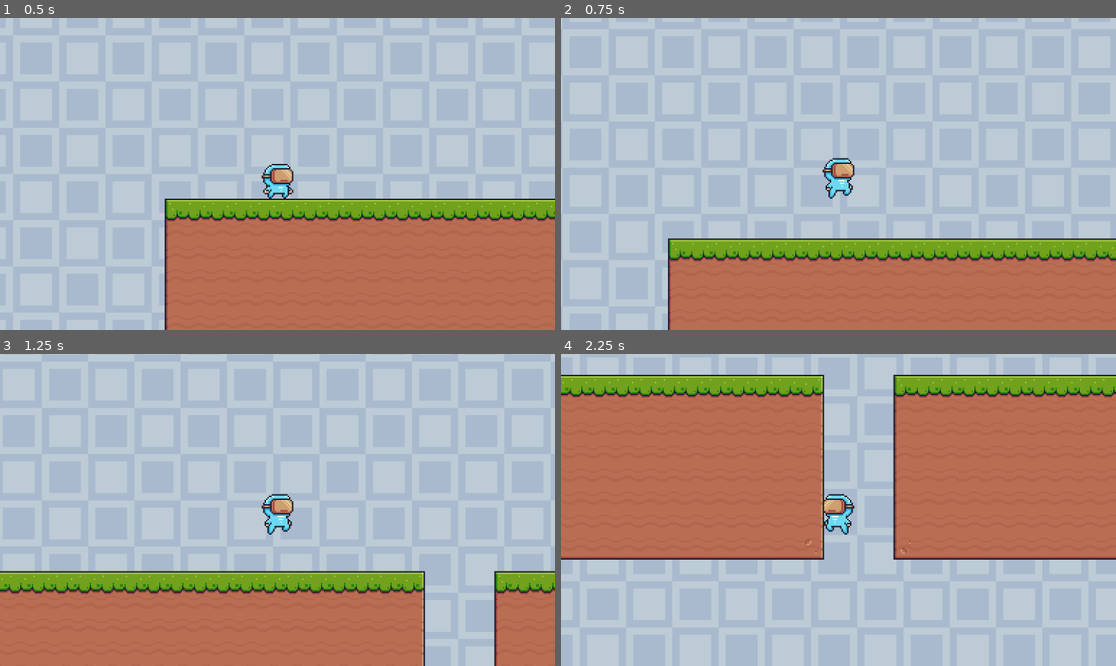
Above: before the commit, frames 1-4 (two rows, left to right).
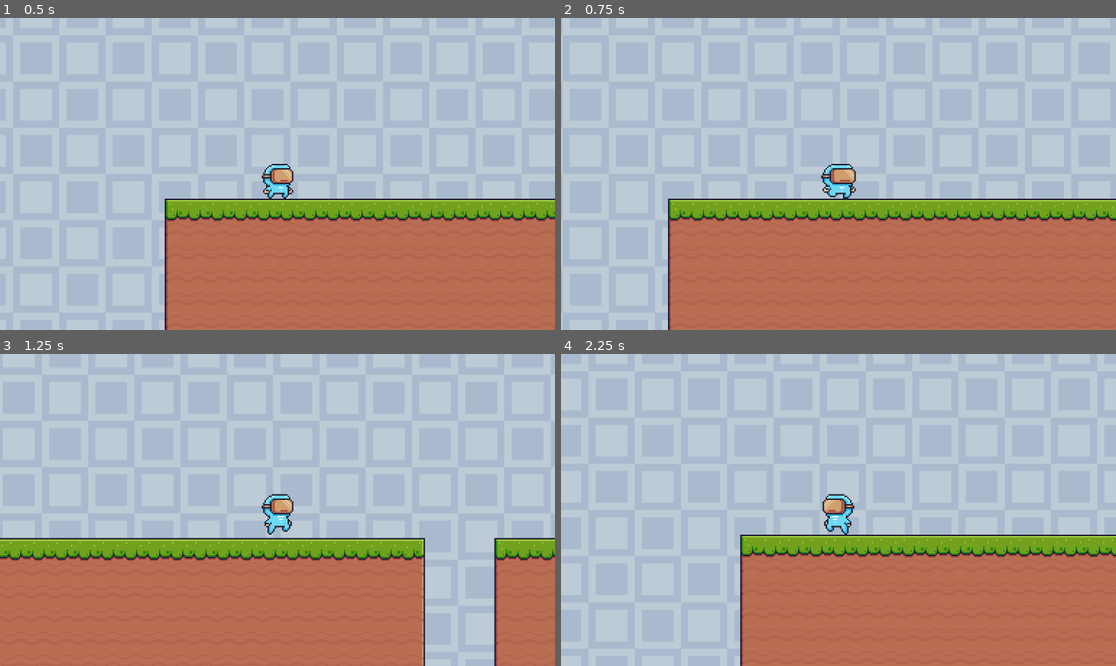
Above: after the commit, the same moments.

Repository: Zarlden/Syncronauts
Game: Godot game, scene res://Level/level_1.tscn
Two runs of this game, one before a commit and one after it. Both use one fixed random seed, a clock stepped at 60 frames per second and the inputs below.
Inputs:
- Up to frame 1 (0.5 s): no input
- Up to frame 2 (0.75 s): tap Enter (ui_accept) at 0.5, 0.6 s; hold Right (ui_right) from 0.53 s (still down)
- Up to frame 3 (1.25 s): keep holding Right (ui_right); tap Space (Jump, bound only after the commit) at 0.77, 0.8, 1.07 s
- Up to frame 4 (2.25 s): tap Space (Jump, bound only after the commit) at 1.35, 1.52, 1.82 s; tap Enter (ui_accept) at 1.55, 2.1 s; release Right (ui_right) at 2.03 s; hold Left (ui_left) from 2.03 s (still down)

Frame 1 is identical in both runs. In frame 2, 16% of the frame differs, in the area x 19-100%, y 44-100%; in frame 3, 16%; in frame 4, 76%, in the area x 0-100%, y 6-100%.

Commit message:
changed the input keys to "WASD" or "direction arrows" and "Space".

Diff:
--- a/Player/PlayerAction.gd
+++ b/Player/PlayerAction.gd
@@ -22,12 +22,12 @@
 			animate_sprite.animation = "run"
 
 	# Handle Jump.
-	if Input.is_action_just_pressed("ui_accept") and is_on_floor():
+	if Input.is_action_just_pressed("Jump") and is_on_floor():
 		velocity.y = JUMP_VELOCITY
 
 	# Get the input direction and handle the movement/deceleration.
 	# As good practice, you should replace UI actions with custom gameplay actions.
-	var direction = Input.get_axis("ui_left", "ui_right")
+	var direction = Input.get_axis("Left", "Right")
 	if direction:
 		velocity.x = direction * SPEED
 		if(velocity.x > 0):
--- a/project.godot
+++ b/project.godot
@@ -23,6 +23,33 @@
 
 window/stretch/scale=3.0
 
+[editor]
+
+version_control/plugin_name="GitPlugin"
+version_control/autoload_on_startup=true
+
+[input]
+
+Jump={
+"deadzone": 0.5,
+"events": [Object(InputEventKey,"resource_local_to_scene":false,"resource_name":"","device":-1,"window_id":0,"alt_pressed":false,"shift_pressed":false,"ctrl_pressed":false,"meta_pressed":false,"pressed":false,"keycode":0,"physical_keycode":32,"key_label":0,"unicode":32,"echo":false,"script":null)
+, Object(InputEventKey,"resource_local_to_scene":false,"resource_name":"","device":-1,"window_id":0,"alt_pressed":false,"shift_pressed":false,"ctrl_pressed":false,"meta_pressed":false,"pressed":false,"keycode":0,"physical_keycode":87,"key_label":0,"unicode":119,"echo":false,"script":null)
+, Object(InputEventKey,"resource_local_to_scene":false,"resource_name":"","device":-1,"window_id":0,"alt_pressed":false,"shift_pressed":false,"ctrl_pressed":false,"meta_pressed":false,"pressed":false,"keycode":0,"physical_keycode":4194320,"key_label":0,"unicode":0,"echo":false,"script":null)
+]
+}
+Left={
+"deadzone": 0.5,
+"events": [Object(InputEventKey,"resource_local_to_scene":false,"resource_name":"","device":-1,"window_id":0,"alt_pressed":false,"shift_pressed":false,"ctrl_pressed":false,"meta_pressed":false,"pressed":false,"keycode":0,"physical_keycode":65,"key_label":0,"unicode":97,"echo":false,"script":null)
+, Object(InputEventKey,"resource_local_to_scene":false,"resource_name":"","device":-1,"window_id":0,"alt_pressed":false,"shift_pressed":false,"ctrl_pressed":false,"meta_pressed":false,"pressed":false,"keycode":0,"physical_keycode":4194319,"key_label":0,"unicode":0,"echo":false,"script":null)
+]
+}
+Right={
+"deadzone": 0.5,
+"events": [Object(InputEventKey,"resource_local_to_scene":false,"resource_name":"","device":-1,"window_id":0,"alt_pressed":false,"shift_pressed":false,"ctrl_pressed":false,"meta_pressed":false,"pressed":false,"keycode":0,"physical_keycode":68,"key_label":0,"unicode":100,"echo":false,"script":null)
+, Object(InputEventKey,"resource_local_to_scene":false,"resource_name":"","device":-1,"window_id":0,"alt_pressed":false,"shift_pressed":false,"ctrl_pressed":false,"meta_pressed":false,"pressed":false,"keycode":0,"physical_keycode":4194321,"key_label":0,"unicode":0,"echo":false,"script":null)
+]
+}
+
 [rendering]
 
 textures/canvas_textures/default_texture_filter=0
